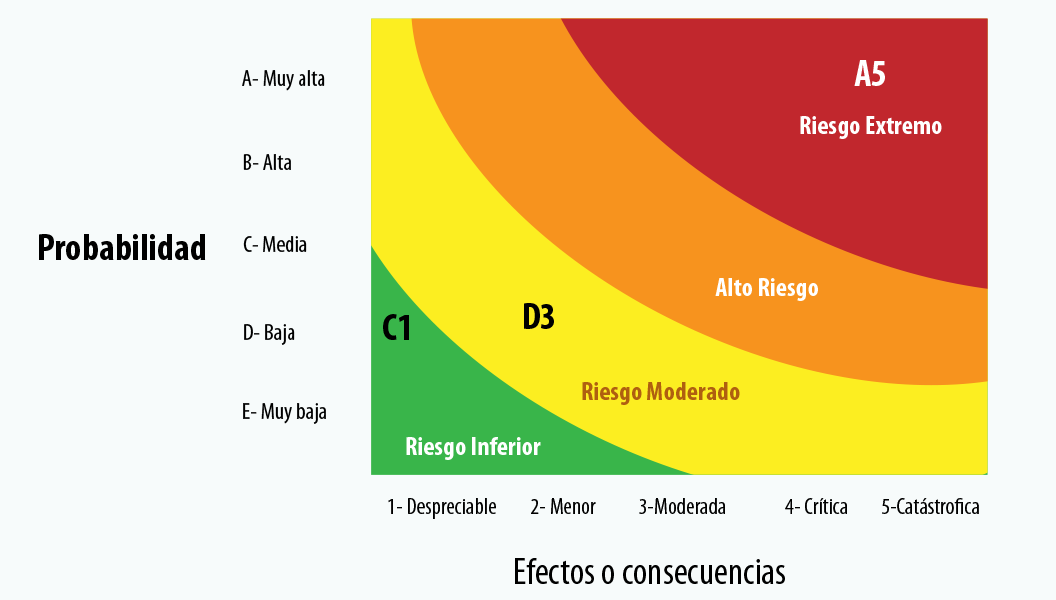
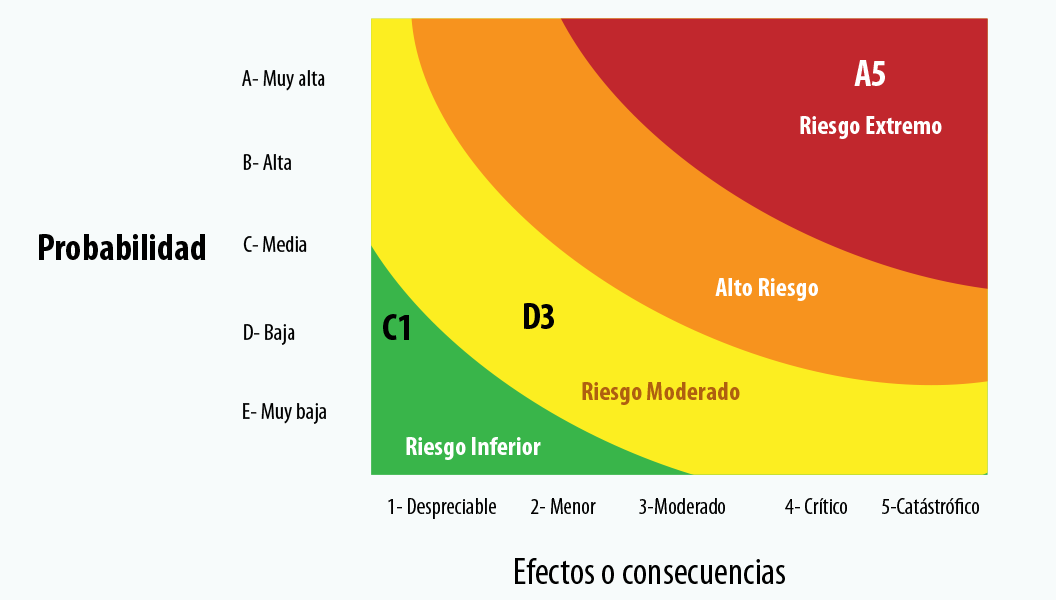
Layers edited between the first and the second 1056×600 image:
added group "Grupo 1" with 7 layers above "Capa 2" over [718, 498, 979, 514]
added layer "Capa 3 copia 2" in group "Grupo 1" over [972, 502, 979, 514]
added layer "Capa 3 copia" in group "Grupo 1" over [718, 502, 725, 514]
added layer "Capa 3" in group "Grupo 1" over [840, 502, 847, 514]
added layer "Rectángulo 3" in group "Grupo 1" over [972, 502, 979, 514]
added layer "Rectángulo 2" in group "Grupo 1" over [840, 502, 847, 514]
added layer "Rectángulo 1" in group "Grupo 1" over [718, 502, 725, 514]
added layer "Capa 4" in group "Grupo 1" over [949, 498, 954, 502]
